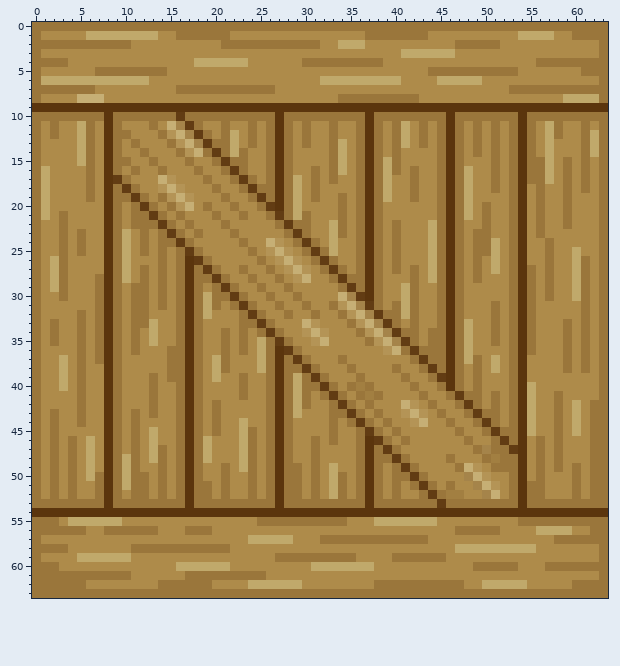
Pixel-art sprite: res/box.png. The picture above was drawn from the file before the commit.
The file is 64x64 pixels. Colours within 5 levels of each other are drawn and written as one.
The same view after the edit:
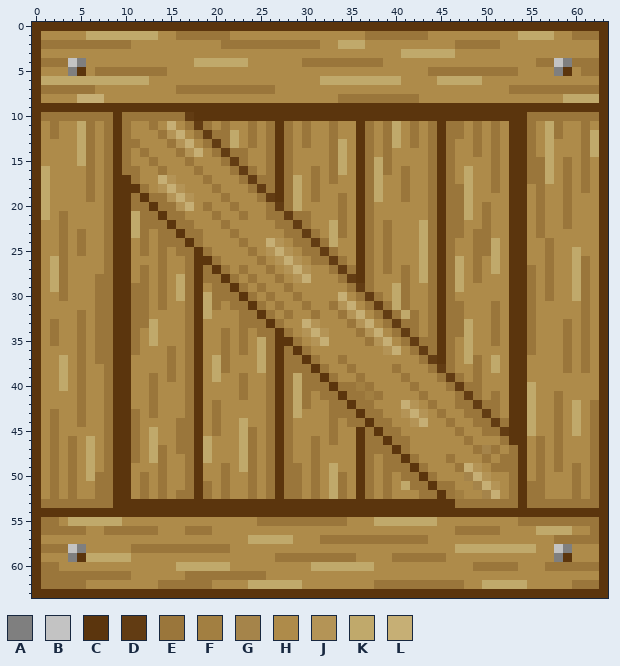
Palette (. is transparent): A #7f7f7f  B #c3c3c3  C #5b350d  D #623c13  E #9a763b  F #a27f41  G #a5844a  H #ae8b4a  J #b49456  K #c0a96b  L #c6af75
Commit message: 32bit TGAに変換されるようにアルファプレーンを追加
What changed:
Changed rows in their new state; - is an unchanged pixel.
first column x 0:
 0 CCCCCCCCCCCCCCCCCCCCCCCCCCCCCCCCCCCCCCCCCCCCCCCCCCCCCCCCCCCCCCCC
 1 C--------------------------------------------------------------C
 2 C--------------------------------------------------------------C
 3 C--------------------------------------------------------------C
 4 C---BA----------------------------------------------------BA---C
 5 C---AC----------------------------------------------------AC---C
 6 C--------------------------------------------------------------C
 7 C--------------------------------------------------------------C
 8 C--------------------------------------------------------------C
10 C-------EC------EDCCCCCCCCC-CCCCCCCCC-CCCCCCCC-CCCCCCC---------C
11 C-------ECE-----HEDE----------------CEHEKHEHECE------C---------C
12 C-------EC-------HEDE---------------CEHEKHEHECE------C---------C
13 C-------ECE-------HED---------------CEHEKHEHECEH-----C---------C
14 C-------ECE--------HEDE-------------CEHEH---ECEH-----C---------C
15 C-------EC----------HED-------------CEKEH---ECEH-----C---------C
16 C-------ECE----------HEDE-----------CEKEHEH-ECEH-----C---------C
17 C-------ECCE----------HEDE----------CEKH-EH-ECEH-----C---------C
18 C-------ECCCE----------HED----------CEKH-EH-ECE------C---------C
19 C-------ECCECE----------HED---------CEKH-EH-ECE------C---------C
20 C-------ECC-ECE----------HED--------CEH-----ECE------C---------C
21 C-------ECCK-ECE-----------EDE------CEH-----ECE------C---------C
22 C-------ECCK--ECE-----------ED------CEHEH--KECE------C---------C
23 C-------ECCK---ECE-----------EDE----CEHEH--KECE------C---------C
24 C-------ECC-----ECE-----------EDE---CEHEH--KECEH-----C---------C
25 C-------ECC------ECE-----------EDE--CEHEH--KECEH-----C---------C
26 C-------ECC-----HECCE-----------EDE-CEHEH--KECEK-----C---------C
27 C-------ECC-----HECECE----------HEDECEHEHEHKECEK-----C---------C
28 C-------ECC-----KEC-ECE----------HEDCEH--EHKECEK-----C---------C
29 C-------ECC-----KEC--ECE----------HEDEH-KEH-ECEK-----C---------C
30 C-------ECC-----KEC---ECE----------HED--KEH-ECEH-----C---------C
31 C-------ECC-----HEC----ECE----------HEDEKEH-ECE------C---------C
32 C-------ECC-----HEC-----ECE----------HED----ECE------C---------C
33 C-------ECC-----HEC------ECE----------HEDE--ECE------C---------C
34 C-------ECC-----HEC-------ECE----------HED---CE------C---------C
35 C-------ECC-----HEC--------CCE----------HEDE-CEH-----C---------C
36 C-------ECC-----HEC---------ECE----------HED-CEH-----C---------C
37 C-------ECC-----HEC----------ECE----------HEDCEH-----C---------C
38 C-------ECC-----HEC-----------ECE----------HEDEH-----C---------C
39 C-------ECC-----HEC------------ECE----------HED------C---------C
40 C-------ECC-----HEC-------------ECE----------HEDE----C---------C
41 C-------ECC-----HEC--------------ECE----------HED----C---------C
42 C-------ECC-----HEC---------------ECE-----------EDE--C---------C
43 C-------ECC-----HEC----------------ECE-----------ED--C---------C
44 C-------ECC------EC-----------------ECE-----------EDEC---------C
45 C-------ECC------EC-----------------CECE-----------EDC---------C
46 C-------ECC------EC-----------------CEECE----------HEC---------C
47 C-------ECC------EC-----------------CE-ECE----------HE---------C
48 C-------ECC-----HEC-----------------CEH-ECE--------H-----------C
49 C-------ECCH----HEC-----------------CEHE-ECE-------------------C
50 C-------ECCH----HEC-----------------CEHEH-ECE------------------C
51 C-------ECCH----HEC-----------------CEHEHK-ECE-----------------C
52 C-------ECCH-----EC-----------------CEHEH---ECE----------------C
53 C-------ECCCCCCCC-CCCCCCCCC-CCCCCCCCC-CCCCCCCCC----------------C
55 C--------------------------------------------------------------C
56 C--------------------------------------------------------------C
57 C--------------------------------------------------------------C
58 C---BA----------------------------------------------------BA---C
59 C---AC----------------------------------------------------AC---C
60 C--------------------------------------------------------------C
61 C--------------------------------------------------------------C
62 C--------------------------------------------------------------C
63 CCCCCCCCCCCCCCCCCCCCCCCCCCCCCCCCCCCCCCCCCCCCCCCCCCCCCCCCCCCCCCCC
Where, in picture pixels (left, top, right, bottom), the same in both pictures:
changed: (32, 22, 608, 598)
